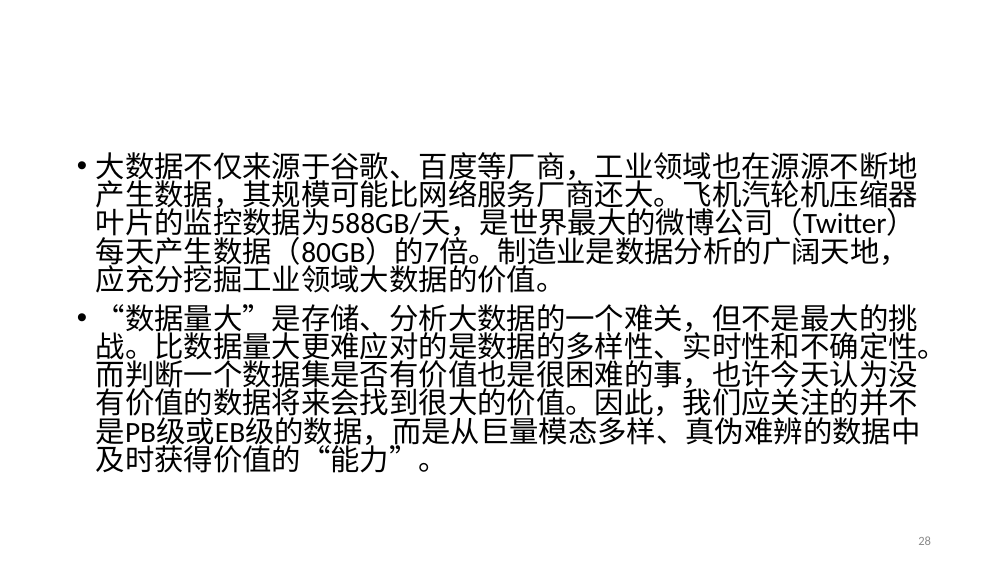
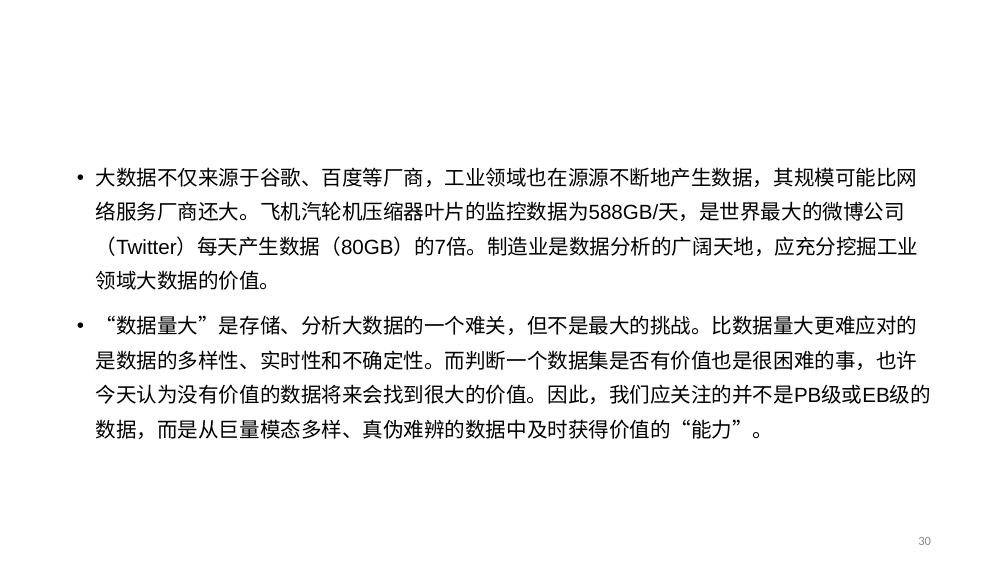
Before and after one commit to prm10/paper, a slide deck: slide 30 of presentation/big data.pptx (slide 28 before the commit). Drawn at 1008x567 pixels with LibreOffice and Linux fonts; fonts in the diff are those of the drawing. Boxes give left, top, right and bottom in pixels: in the first picture for what was removed or moved away, otherwise in the second. Text is boxed around its words. In the diff, an @@ line names an element or a change of style, - is before the commit and + after.

```diff
--- a/presentation/big data.pptx
+++ b/presentation/big data.pptx
@@ text "大数据不仅来源于谷歌、百度等厂商，工业领域也在源源不断地产生数据，其规模可能比网络服务厂商还大。飞机汽轮机压缩器叶片的监 ..." at <box>96,167,931,439</box>: size 28 to 19.6 pt, font Calibri to Arial; line spacing 0.8 to 1.4 @@
@@ page number at <box>918,537,931,545</box>: text changed @@
-28
+30
```
Also in this commit, not shown: 11 other slides changed, 2 slides added, 1 slide removed.
